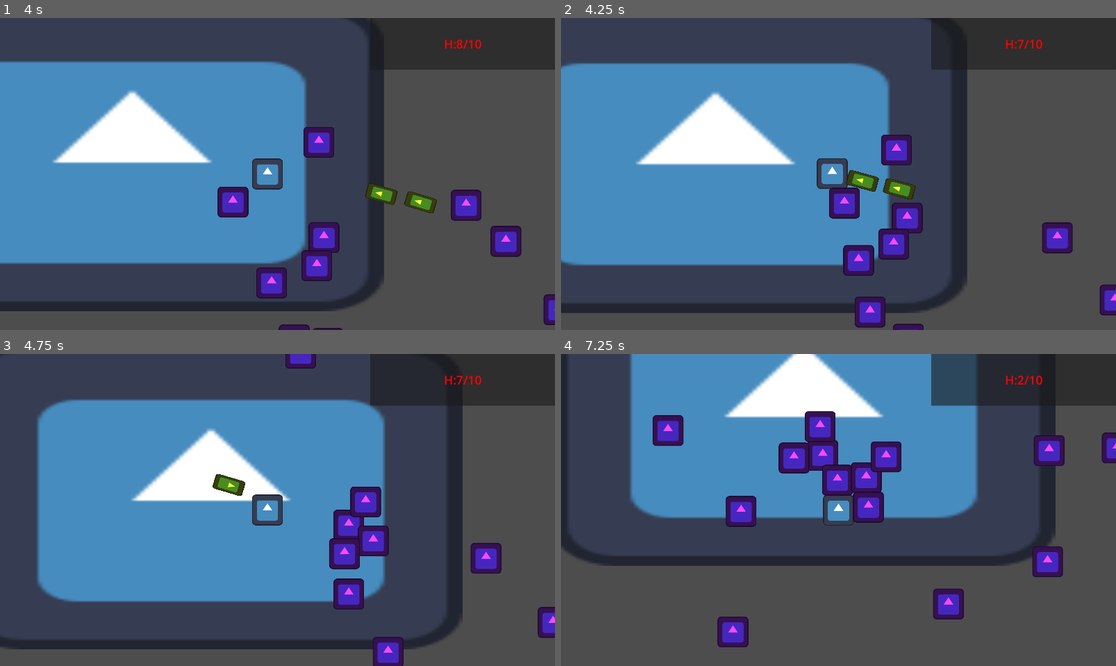
Above: before the commit, frames 1-4 (two rows, left to right).
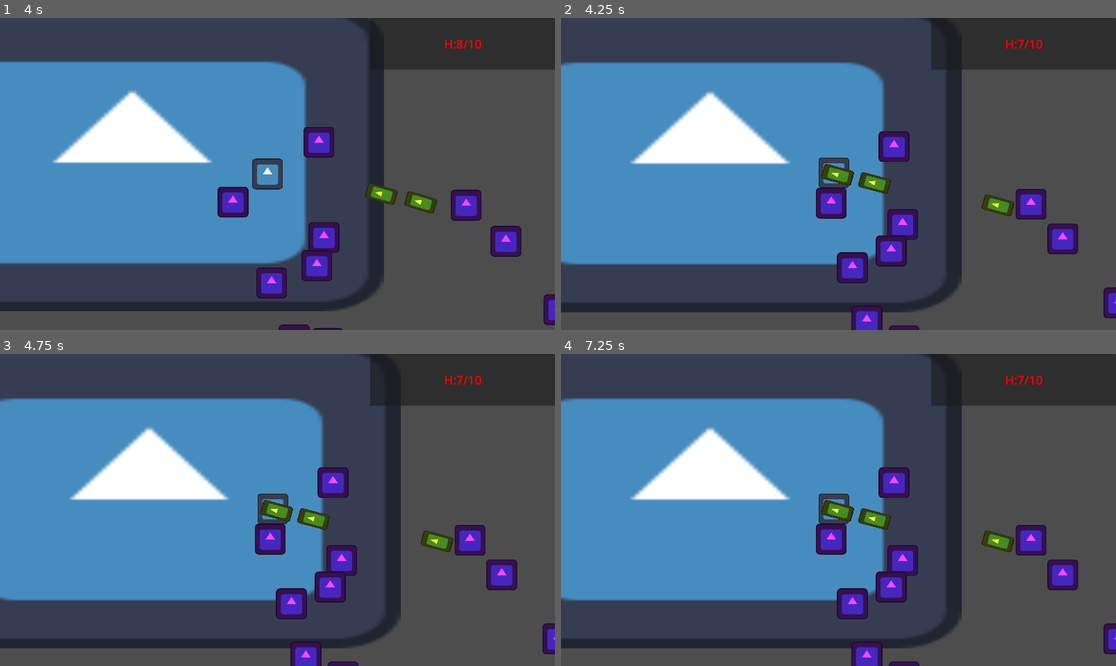
Above: after the commit, the same moments.

Repository: PixelSaver/it-gets-worse
Game: Godot game, scene res://Scenes/main.tscn
Two runs of this game, one before a commit and one after it. Both use one fixed random seed, a clock stepped at 60 frames per second and the inputs below. The engine's default icon, where the game draws it, is replaced by a stand-in: a white triangle on a blue panel in a dark square.
Inputs (mouse positions are in pixels of both pictures, inside the frame that each line leads up to):
- Up to frame 1 (4 s): tap Enter at 0.5 s; move the mouse to (399, 158) at 0.52 s; press the mouse at (399, 158) at 0.53 s; hold D (right) 0.53-1.28 s; move the mouse to (166, 189) at 1.27 s; release the mouse at (166, 189) at 1.28 s; hold S (down) 1.28-2.03 s; click (166, 189) at 1.35 s; move the mouse to (333, 105) at 2.02 s; press the mouse at (333, 105) at 2.03 s; hold D (right) 2.03-2.78 s; move the mouse to (249, 236) at 2.77 s; release the mouse at (249, 236) at 2.78 s; hold W (up) 2.78-3.53 s; click (249, 236) at 2.85 s; move the mouse to (444, 220) at 3.52 s; press the mouse at (444, 220) at 3.53 s; hold A (left) from 3.53 s (still down)
- Up to frame 2 (4.25 s): keep holding A (left); tap Escape (escape, bound only after the commit) at 4.15 s
- Up to frame 3 (4.75 s): keep holding A (left); move the mouse to (111, 463) at 4.27 s; release the mouse at (111, 463) at 4.28 s; click (111, 463) at 4.35 s
- Up to frame 4 (7.25 s): move the mouse to (866, 510) at 5.02 s; release A (left) at 5.03 s; press the mouse at (866, 510) at 5.03 s; hold S (down) 5.03-5.78 s; move the mouse to (755, 432) at 5.77 s; release the mouse at (755, 432) at 5.78 s; hold D (right) 5.78-6.53 s; click (755, 432) at 5.85 s; move the mouse to (960, 494) at 6.52 s; press the mouse at (960, 494) at 6.53 s; hold W (up) from 6.53 s (still down)

Frame 1 is identical in both runs. In frame 2, 9.1% of the frame differs, in the area x 0-100%, y 14-100%; in frame 3, 27%; in frame 4, 55%, in the area x 0-100%, y 0-100%.

Commit message:
added borders

Diff:
--- a/Scenes/main.tscn
+++ b/Scenes/main.tscn
@@ -14,6 +14,21 @@
 
 [sub_resource type="CircleShape2D" id="CircleShape2D_ynf5e"]
 radius = 75.0
+
+[sub_resource type="WorldBoundaryShape2D" id="WorldBoundaryShape2D_344ge"]
+distance = -5000.0
+
+[sub_resource type="WorldBoundaryShape2D" id="WorldBoundaryShape2D_ynf5e"]
+normal = Vector2(0, 1)
+distance = -5000.0
+
+[sub_resource type="WorldBoundaryShape2D" id="WorldBoundaryShape2D_hptm8"]
+normal = Vector2(-1, 0)
+distance = -10000.0
+
+[sub_resource type="WorldBoundaryShape2D" id="WorldBoundaryShape2D_d1ilt"]
+normal = Vector2(1, 0)
+distance = -10000.0
 
 [node name="Main" type="Node2D"]
 
@@ -56,7 +71,22 @@
 [node name="BulletContainer" type="Node2D" parent="."]
 script = ExtResource("5_kry3j")
 
+[node name="Borders" type="StaticBody2D" parent="."]
+
+[node name="bottom" type="CollisionShape2D" parent="Borders"]
+shape = SubResource("WorldBoundaryShape2D_344ge")
+
+[node name="top" type="CollisionShape2D" parent="Borders"]
+shape = SubResource("WorldBoundaryShape2D_ynf5e")
+
+[node name="right" type="CollisionShape2D" parent="Borders"]
+shape = SubResource("WorldBoundaryShape2D_hptm8")
+
+[node name="CollisionShape2D" type="CollisionShape2D" parent="Borders"]
+shape = SubResource("WorldBoundaryShape2D_d1ilt")
+
 [node name="UI" type="CanvasLayer" parent="."]
+process_mode = 3
 script = ExtResource("8_344ge")
 
 [node name="Control" type="Control" parent="UI"]
--- a/Scripts/ui.gd
+++ b/Scripts/ui.gd
@@ -6,3 +6,7 @@
 func _on_health_component_health_changed(new_health: float, max_health:float) -> void:
 	hud_text.text = ""
 	hud_text.append_text("[color=red][font_size=50]H:" + str(int(new_health)) + "/" + str(int(max_health)))
+
+func _unhandled_input(event: InputEvent) -> void:
+	if event.is_action_pressed("escape"):
+		get_tree().paused = !get_tree().paused
--- a/project.godot
+++ b/project.godot
@@ -65,6 +65,11 @@
 "events": [Object(InputEventMouseButton,"resource_local_to_scene":false,"resource_name":"","device":-1,"window_id":0,"a …(259 unchanged characters)…
 ]
 }
+escape={
+"deadzone": 0.2,
+"events": [Object(InputEventKey,"resource_local_to_scene":false,"resource_name":"","device":-1,"window_id":0,"alt_pressed":false,"shift_pressed":false,"ctrl_pressed":false,"meta_pressed":false,"pressed":false,"keycode":0,"physical_keycode":4194305,"key_label":0,"unicode":0,"location":0,"echo":false,"script":null)
+]
+}
 
 [layer_names]
 
Not shown: 1 places in Scenes/main.tscn that only renumber resources
